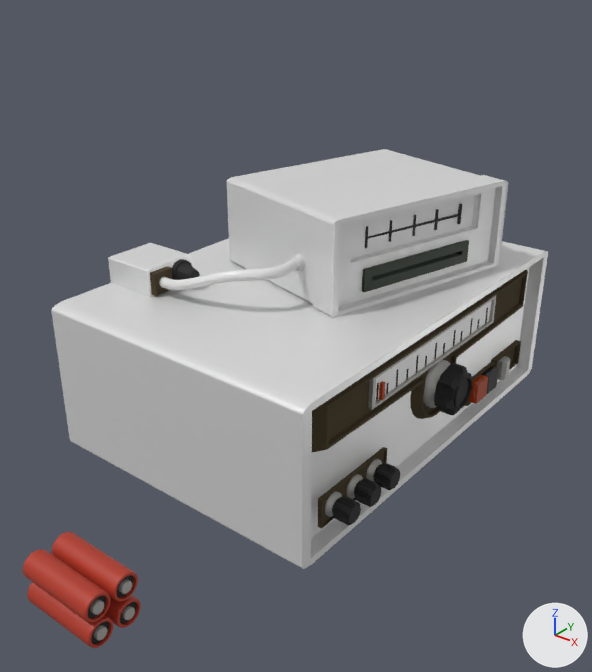
What one commit did to the FBX model Assets/Source Files/Models/BlenderModels/Transmitter.fbx.
The view is the same before and after, from a 50 mm camera at (0.511, -0.566, 0.381) aimed at (0.033, 0.031, 0.01). The lights are fixed; the arrows at lower right show +X, +Y and +Z. Where no turn or scale is listed for an object, it has been applied to the vertices.
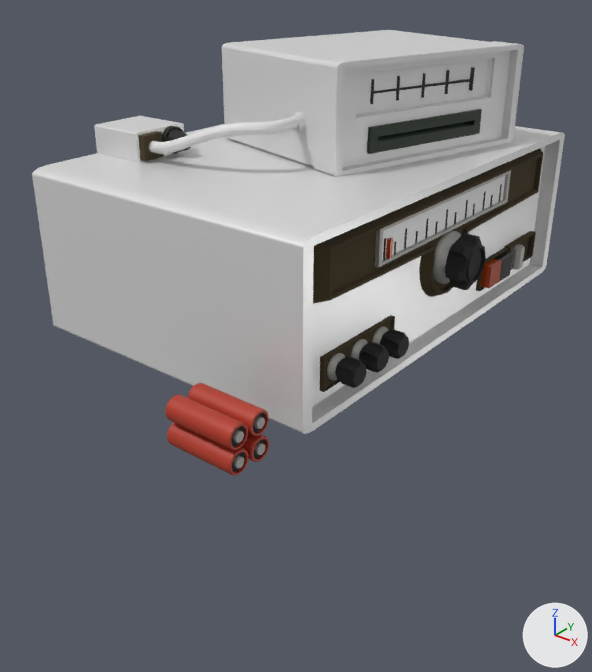
What changed in the scene script:
```text
Change ob_battery_cell__001:
    ob_battery_cell__001.location: (0.106, -0.295, -0.054) -> (0.106, -0.15, 0.011)
Change ob_upperdisplaybody:
    ob_upperdisplaybody.location: (-0.004, 0.205, 0.081) -> (-0.004, 0.205, 0.228)
Change ob_outercast_002:
    ob_outercast_002.location: (0.143, -0.016, -0.101) -> (0.143, -0.016, 0.046)
Change ob_slider:
    ob_slider.location: (0.144, 0.3, -0.101) -> (0.144, 0.3, 0.046)
Change ob_cube_001:
    ob_cube_001.location: (0.083, 0.182, 0.056) -> (0.083, 0.182, 0.203)
Change ob_cylinder_004:
    ob_cylinder_004.location: (0.16, -0.052, -0.101) -> (0.16, -0.052, 0.046)
Change ob_freqindicator:
    ob_freqindicator.location: (0.139, 0.033, -0.017) -> (0.139, 0.033, 0.13)
Change ob_freqdisplay:
    ob_freqdisplay.location: (0.138, 0.142, -0.012) -> (0.138, 0.142, 0.136)
Change ob_freqindicator_020:
    ob_freqindicator_020.location: (0.095, 0.249, 0.101) -> (0.095, 0.249, 0.248)
Change ob_switch1:
    ob_switch1.location: (0.147, 0.234, -0.101) -> (0.147, 0.234, 0.046)
Change ob_cylinder_008:
    ob_cylinder_008.location: (0.16, 0.018, -0.101) -> (0.16, 0.018, 0.046)
Change ob_connector_dial:
    ob_connector_dial.location: (-0.125, 0.024, 0.045) -> (-0.125, 0.024, 0.192)
Change ob_display2:
    ob_display2.location: (-0.004, 0.205, 0.081) -> (-0.004, 0.205, 0.228)
Change ob_cylinder_007:
    ob_cylinder_007.location: (0.144, 0.018, -0.101) -> (0.144, 0.018, 0.046)
Change ob_battery_cell__002:
    ob_battery_cell__002.location: (0.106, -0.295, -0.029) -> (0.106, -0.15, 0.035)
Change ob_freqindicator_015:
    ob_freqindicator_015.location: (0.067, 0.148, 0.101) -> (0.067, 0.148, 0.248)
Change ob_mount:
    ob_mount.location: (0.144, -0.052, -0.101) -> (0.144, -0.052, 0.046)
Change ob_outercast:
    ob_outercast.location: (0.141, 0.32, -0.101) -> (0.141, 0.32, 0.046)
Change ob_cube:
    ob_cube.location: (-0.022, 0.146, -0.058) -> (-0.022, 0.146, 0.089)
Change ob_cylinder_001:
    ob_cylinder_001.location: (0.139, 0.146, -0.059) -> (0.139, 0.146, 0.088)
Change ob_outercast_001:
    ob_outercast_001.location: (0.143, 0.246, -0.101) -> (0.143, 0.246, 0.046)
Change ob_freqindicator_021:
    ob_freqindicator_021.location: (0.076, 0.182, 0.1) -> (0.076, 0.182, 0.247)
Change ob_cube_009:
    ob_cube_009.location: (-0.127, -0.007, 0.044) -> (-0.127, -0.007, 0.191)
Change ob_mainslider:
    ob_mainslider.location: (0.159, 0.146, -0.059) -> (0.159, 0.146, 0.088)
Change ob_wire:
    ob_wire.location: (0.003, 0.071, 0.073) -> (0.003, 0.071, 0.22)
Change ob_dial:
    ob_dial.location: (-0.16, 0.01, 0.044) -> (-0.16, 0.01, 0.19)
Change ob_cylinder_005:
    ob_cylinder_005.location: (0.144, -0.016, -0.101) -> (0.144, -0.016, 0.046)
Change ob_switch2:
    ob_switch2.location: (0.147, 0.261, -0.101) -> (0.147, 0.261, 0.046)
Change ob_freqindicator_016:
    ob_freqindicator_016.location: (0.076, 0.182, 0.1) -> (0.076, 0.182, 0.247)
Change ob_cylinder:
    ob_cylinder.location: (0.136, 0.146, -0.059) -> (0.136, 0.146, 0.088)
Change ob_battery_cell:
    ob_battery_cell.location: (0.105, -0.32, -0.054) -> (0.105, -0.174, 0.011)
Change ob_cylinder_006:
    ob_cylinder_006.location: (0.16, -0.016, -0.101) -> (0.16, -0.016, 0.046)
Change ob_freqindicator_014:
    ob_freqindicator_014.location: (0.058, 0.116, 0.101) -> (0.058, 0.116, 0.248)
Change ob_freqindicator_019:
    ob_freqindicator_019.location: (0.085, 0.214, 0.101) -> (0.085, 0.214, 0.248)
Change ob_battery_cell__003:
    ob_battery_cell__003.location: (0.106, -0.32, -0.029) -> (0.106, -0.175, 0.035)
```

Where the change shows, as pixel boxes (x1, y1, x2, y2) in the pictures (592 x 672 px):
'Cube', moved
    before: (52, 238, 548, 569)
    after: (32, 124, 565, 434)
'upperdisplaybody', moved
    before: (227, 149, 508, 318)
    after: (222, 30, 524, 177)
'Cylinder', moved
    before: (312, 270, 528, 452)
    after: (313, 148, 543, 303)
'display2', moved
    before: (351, 196, 475, 259)
    after: (356, 59, 488, 115)
'freqdisplay', moved
    before: (368, 295, 497, 410)
    after: (375, 170, 511, 267)
'battery cell .003', moved
    before: (23, 549, 110, 623)
    after: (165, 395, 248, 450)
'Cube.001', moved
    before: (362, 236, 469, 292)
    after: (367, 109, 482, 154)
'battery cell .002', moved
    before: (52, 532, 138, 602)
    after: (188, 383, 269, 436)
'dial', moved
    before: (108, 243, 192, 297)
    after: (94, 116, 184, 163)
'battery cell ', moved
    before: (27, 582, 113, 648)
    after: (167, 422, 248, 475)
'wire', moved
    before: (159, 254, 305, 290)
    after: (149, 112, 305, 154)
'mainslider', moved
    before: (434, 363, 472, 416)
    after: (445, 233, 486, 290)
'outercast.002', moved
    before: (318, 447, 387, 529)
    after: (320, 315, 395, 392)
'Cylinder.004', moved
    before: (332, 495, 361, 525)
    after: (335, 356, 367, 388)
'battery cell .001', moved
    before: (105, 595, 141, 628)
    after: (241, 433, 269, 462)
'Cylinder.001', moved
    before: (423, 360, 450, 408)
    after: (433, 231, 461, 284)
'Cylinder.006', moved
    before: (354, 478, 382, 507)
    after: (359, 342, 389, 373)
'Cylinder.008', moved
    before: (373, 462, 400, 490)
    after: (380, 329, 409, 359)
'Cube.009', moved
    before: (150, 266, 172, 296)
    after: (138, 131, 164, 161)
'switch1', moved
    before: (469, 375, 488, 404)
    after: (481, 259, 502, 288)
'outercast', moved
    before: (491, 340, 521, 380)
    after: (505, 231, 536, 270)
'connector dial', moved
    before: (172, 259, 200, 280)
    after: (162, 126, 191, 154)
'slider', moved
    before: (497, 356, 511, 380)
    after: (511, 244, 525, 269)
'switch2', moved
    before: (481, 366, 499, 395)
    after: (494, 252, 512, 281)
'freqindicator.021', moved
    before: (368, 214, 460, 239)
    after: (374, 79, 472, 94)
'Mount', moved
    before: (325, 491, 342, 517)
    after: (327, 353, 345, 381)
'Cylinder.005', moved
    before: (347, 474, 363, 499)
    after: (351, 339, 368, 359)
'Cylinder.007', moved
    before: (366, 459, 382, 481)
    after: (373, 326, 389, 344)
'outercast.001', moved
    before: (465, 362, 495, 406)
    after: (476, 248, 508, 291)
'freqindicator', moved
    before: (379, 381, 385, 400)
    after: (386, 238, 393, 259)
'freqindicator.020', moved
    before: (457, 203, 462, 224)
    after: (469, 67, 475, 91)
'freqindicator.014', moved
    before: (365, 226, 368, 248)
    after: (370, 79, 374, 104)
'freqindicator.019', moved
    before: (434, 209, 439, 230)
    after: (444, 70, 450, 94)
'freqindicator.015', moved
    before: (389, 220, 393, 242)
    after: (396, 76, 400, 101)
'freqindicator.016', moved
    before: (412, 215, 416, 236)
    after: (421, 73, 426, 98)
